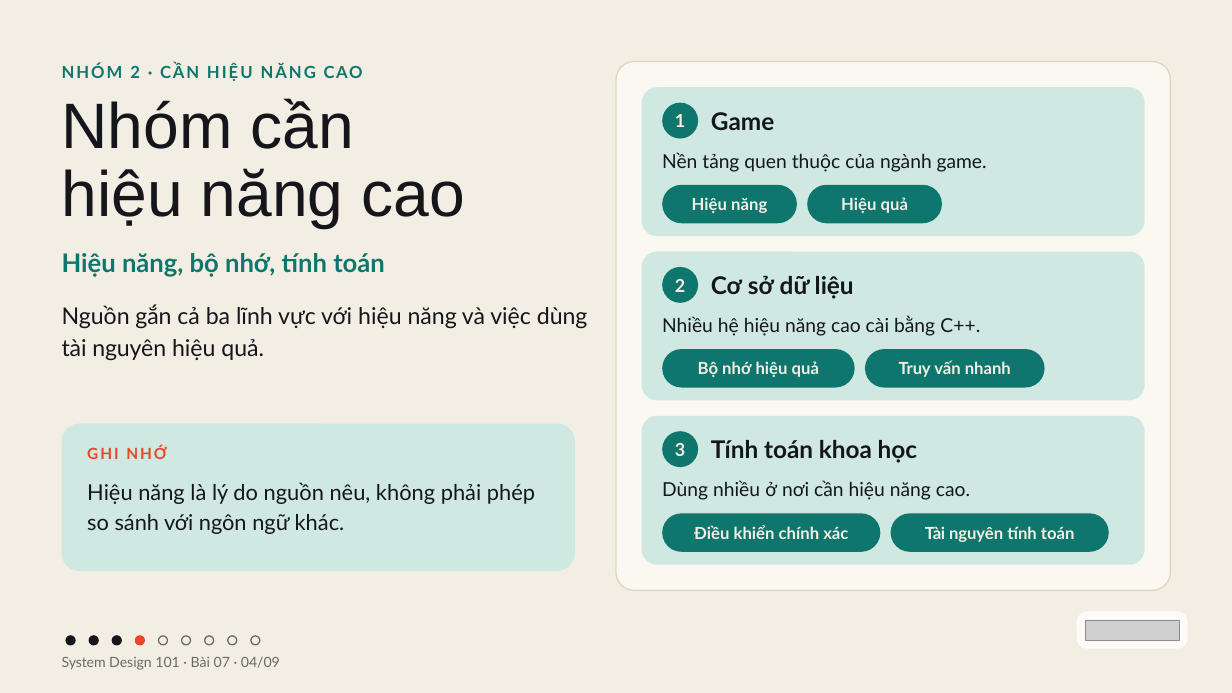
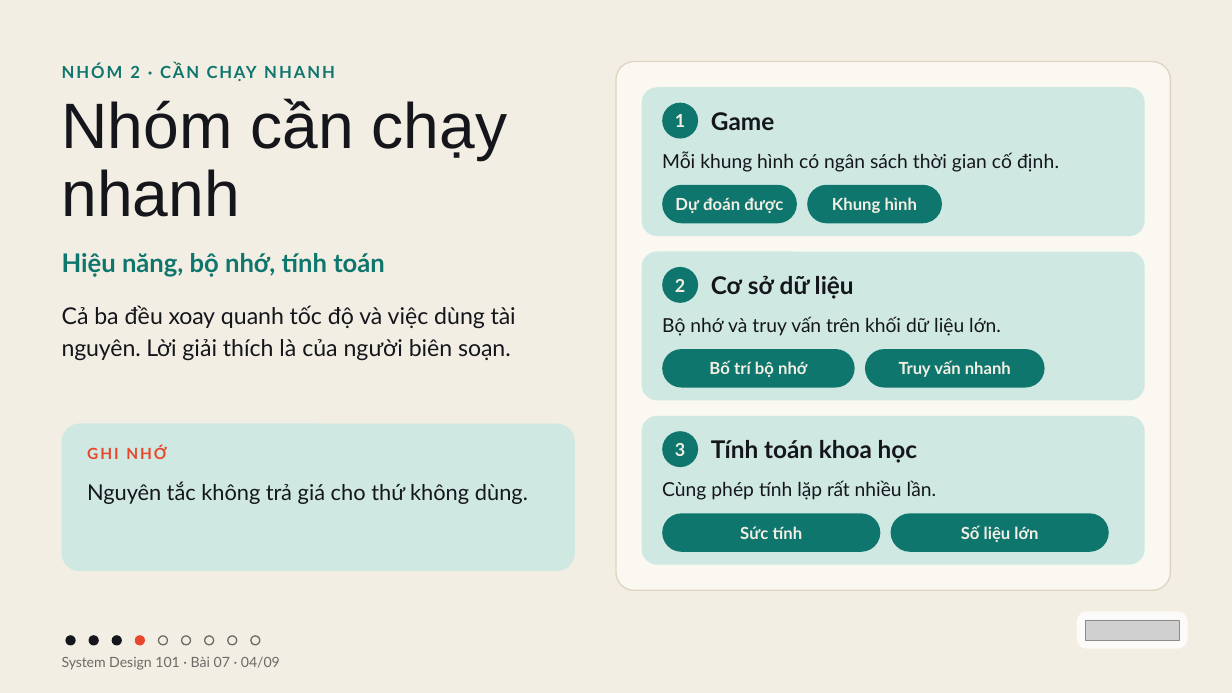
Before and after one commit to vohoailinh90/tool-marketing-studio, a slide deck: slide 4 of system-design-101/vi/lessons/sd-10-007/slides/sd-10-007.pptx. Drawn at 1232x693 pixels with LibreOffice and Linux fonts; fonts in the diff are those of the drawing; grey boxes stand for pictures. Boxes give left, top, right and bottom in pixels: in the first picture for what was removed or moved away, otherwise in the second. Text is boxed around its words. In the diff, an @@ line names an element or a change of style, - is before the commit and + after.

```diff
--- a/system-design-101/vi/lessons/sd-10-007/slides/sd-10-007.pptx
+++ b/system-design-101/vi/lessons/sd-10-007/slides/sd-10-007.pptx
@@ text at (x1=130, y1=66, x2=257, y2=81): text changed @@
-NHÓM 2 · CẦN HIỆU NĂNG CAO
+NHÓM 2 · CẦN CHẠY NHANH
@@ text at (x1=62, y1=98, x2=508, y2=217): text changed @@
-Nhóm cần
-hiệu năng cao
+Nhóm cần chạy nhanh
@@ text at (x1=662, y1=151, x2=1059, y2=172): text changed @@
-Nền tảng quen thuộc của ngành game.
+Mỗi khung hình có ngân sách thời gian cố định.
@@ text in rounded rectangle at (x1=675, y1=197, x2=783, y2=213): text changed @@
-Hiệu năng
+Dự đoán được
@@ text in rounded rectangle at (x1=832, y1=197, x2=917, y2=213): text changed @@
-Hiệu quả
+Khung hình
@@ text at (x1=62, y1=305, x2=516, y2=361): text changed @@
-Nguồn gắn cả ba lĩnh vực với hiệu năng và việc dùng tài nguyên hiệu quả.
+Cả ba đều xoay quanh tốc độ và việc dùng tài nguyên. Lời giải thích là của người biên soạn.
@@ text at (x1=662, y1=316, x2=1001, y2=336): text changed @@
-Nhiều hệ hiệu năng cao cài bằng C++.
+Bộ nhớ và truy vấn trên khối dữ liệu lớn.
@@ text in rounded rectangle at (x1=709, y1=360, x2=807, y2=377): text changed @@
-Bộ nhớ hiệu quả
+Bố trí bộ nhớ
@@ text at (x1=87, y1=481, x2=528, y2=504): text changed @@
-Hiệu năng là lý do nguồn nêu, không phải phép so sánh với ngôn ngữ khác.
+Nguyên tắc không trả giá cho thứ không dùng.
@@ text at (x1=662, y1=480, x2=937, y2=500): text changed @@
-Dùng nhiều ở nơi cần hiệu năng cao.
+Cùng phép tính lặp rất nhiều lần.
@@ text in rounded rectangle at (x1=740, y1=526, x2=803, y2=539): text changed @@
-Điều khiển chính xác
+Sức tính
@@ text in rounded rectangle at (x1=961, y1=525, x2=1038, y2=542): text changed @@
-Tài nguyên tính toán
+Số liệu lớn
```
Also in this commit, not shown: 8 other slides changed, 4 other files.
